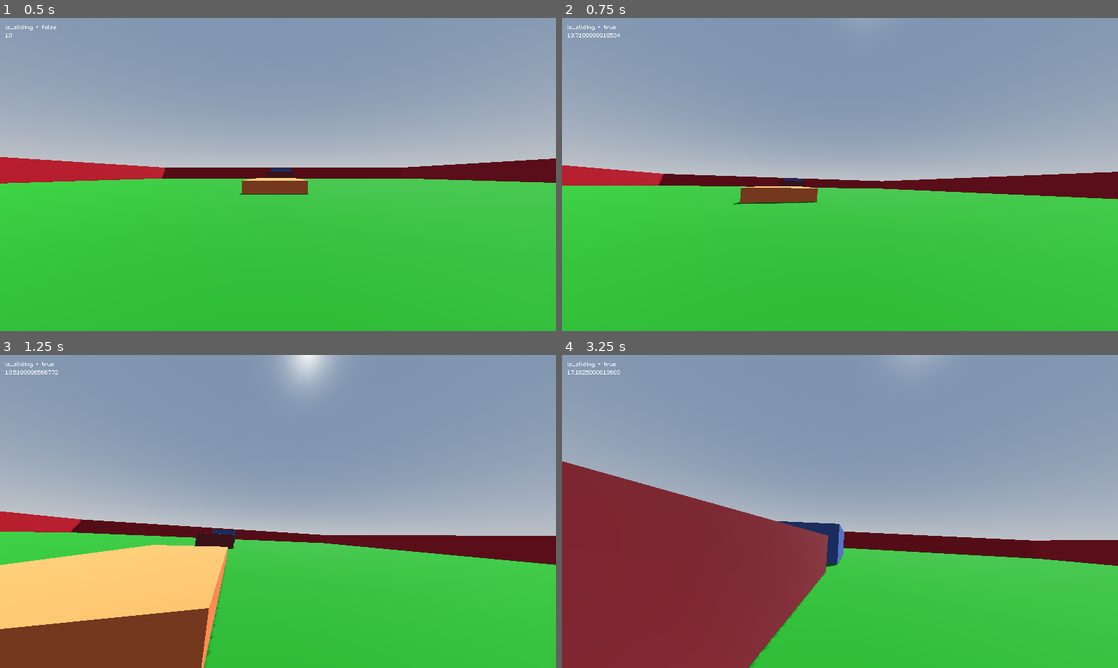
Above: before the commit, frames 1-4 (two rows, left to right).
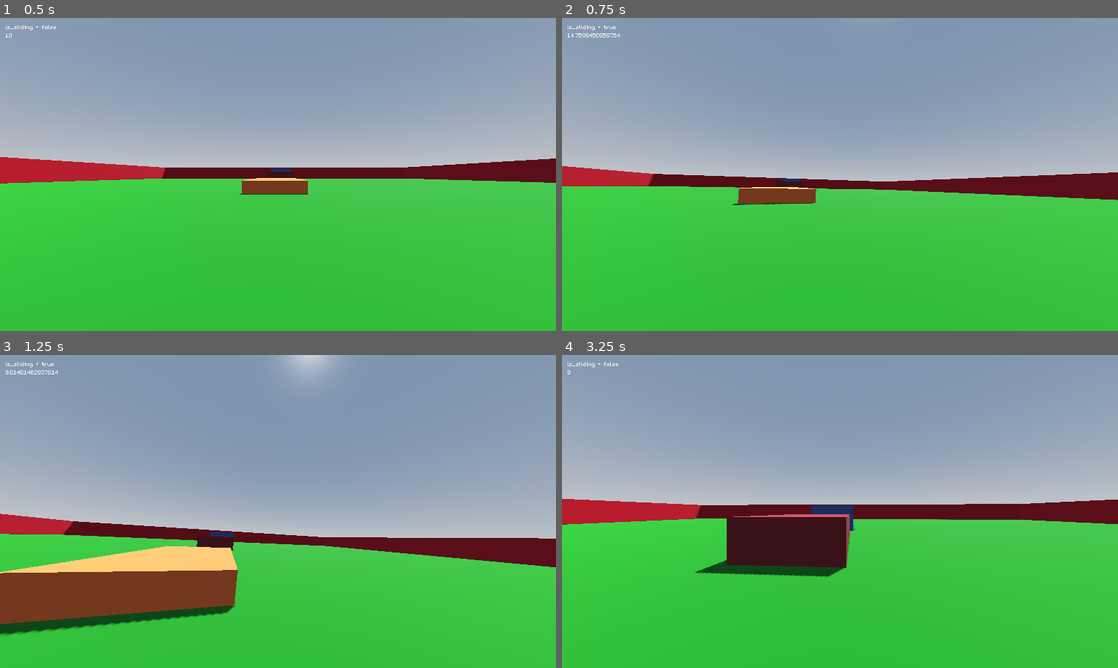
Above: after the commit, the same moments.

Repository: VanixWasTaken/Netrunner
Game: Godot game, scene res://Scenes and Scripts/test_level.tscn
The game is run twice, just before and just after one commit, with the same random seed, the same clock (stepped at 60 frames per second) and the same inputs.
Inputs (mouse positions are in pixels of both pictures, inside the frame that each line leads up to):
- Up to frame 1 (0.5 s): no input
- Up to frame 2 (0.75 s): move the mouse to (867, 174) at 0.52 s; hold W (forward) from 0.53 s (still down); tap Shift (slide) at 0.6 s
- Up to frame 3 (1.25 s): keep holding W (forward); tap Space (jump) at 0.77, 0.8, 1.07 s
- Up to frame 4 (3.25 s): keep holding W (forward); move the mouse to (812, 511) at 1.27 s; tap Space (jump) at 1.35, 1.52, 1.82, 2.3, 3.02 s; tap Shift (slide) at 1.55, 2.1, 2.85 s; move the mouse to (851, 505) at 2.02 s; move the mouse to (834, 517) at 2.77 s

Frame 1 is identical in both runs. In frame 2, 0.7% of the frame differs, in the area x 0-100%, y 4-60%; in frame 3, 15%; in frame 4, 38%, in the area x 0-100%, y 0-100%.

Commit message:
SpeedTest + LevelAddition

Diff:
--- a/Scenes and Scripts/Blockout_level.tscn
+++ b/Scenes and Scripts/Blockout_level.tscn
@@ -13,12 +13,6 @@
 background_mode = 2
 sky = SubResource("Sky_x0cco")
 tonemap_mode = 2
-
-[sub_resource type="StandardMaterial3D" id="StandardMaterial3D_5rfpp"]
-albedo_color = Color(0.0163857, 0.36833, 0, 1)
-
-[sub_resource type="StandardMaterial3D" id="StandardMaterial3D_2pt84"]
-albedo_color = Color(0.580392, 0.0156863, 0.121569, 1)
 
 [sub_resource type="StandardMaterial3D" id="StandardMaterial3D_pafwi"]
 albedo_color = Color(0.76524, 0.37872, 0.185346, 1)
@@ -45,40 +39,12 @@
 environment = SubResource("Environment_efjyl")
 
 [node name="Player" parent="." instance=ExtResource("1_ldh5i")]
-transform = Transform3D(1, 0, 0, 0, 1, 0, 0, 0, 1, -2.2083, 2.50873, 17.6707)
+transform = Transform3D(1, 0, 0, 0, 1, 0, 0, 0, 1, -2.2083, 2.79773, 8.33574)
+jump_velocity = 5.0
 
 [node name="CSGBoxes" type="Node3D" parent="."]
 
-[node name="Floor" type="CSGBox3D" parent="CSGBoxes"]
-material_override = SubResource("StandardMaterial3D_5rfpp")
-use_collision = true
-size = Vector3(100, 1, 100)
-
 [node name="Walls" type="Node3D" parent="CSGBoxes"]
-
-[node name="Wall" type="CSGBox3D" parent="CSGBoxes/Walls"]
-transform = Transform3D(1, 0, 0, 0, 1, 0, 0, 0, 1, 0, 0, 50)
-material_override = SubResource("StandardMaterial3D_2pt84")
-use_collision = true
-size = Vector3(100, 10, 1)
-
-[node name="Wall2" type="CSGBox3D" parent="CSGBoxes/Walls"]
-transform = Transform3D(1, 0, 0, 0, 1, 0, 0, 0, 1, 0, 0, -50)
-material_override = SubResource("StandardMaterial3D_2pt84")
-use_collision = true
-size = Vector3(100, 10, 1)
-
-[node name="Wall3" type="CSGBox3D" parent="CSGBoxes/Walls"]
-transform = Transform3D(-4.37114e-08, 0, 1, 0, 1, 0, -1, 0, -4.37114e-08, 50, 0, 0)
-material_override = SubResource("StandardMaterial3D_2pt84")
-use_collision = true
-size = Vector3(100, 10, 1)
-
-[node name="Wall4" type="CSGBox3D" parent="CSGBoxes/Walls"]
-transform = Transform3D(-4.37114e-08, 0, 1, 0, 1, 0, -1, 0, -4.37114e-08, -50, 0, 0)
-material_override = SubResource("StandardMaterial3D_2pt84")
-use_collision = true
-size = Vector3(100, 10, 1)
 
 [node name="Boxes" type="Node3D" parent="CSGBoxes"]
 
@@ -101,25 +67,61 @@
 size = Vector3(5, 3, 10)
 
 [node name="Box7" type="CSGBox3D" parent="CSGBoxes/Boxes"]
-transform = Transform3D(1, 0, 0, 0, 1, 0, 0, 0, 1, -1.37652, -5.26739, -76.3511)
+transform = Transform3D(1, 0, 0, 0, 1, 0, 0, 0, 1, -1.37652, -5.26739, -80.8172)
+material_override = SubResource("StandardMaterial3D_ec6gb")
+use_collision = true
+size = Vector3(5, 3, 12)
+
+[node name="Box8" type="CSGBox3D" parent="CSGBoxes/Boxes"]
+transform = Transform3D(1, 0, 0, 0, 1, 0, 0, 0, 1, -1.37652, -10.6006, -116.474)
 material_override = SubResource("StandardMaterial3D_ec6gb")
 use_collision = true
 size = Vector3(5, 3, 10)
 
+[node name="Box12" type="CSGBox3D" parent="CSGBoxes/Boxes"]
+transform = Transform3D(1, 0, 0, 0, 1, 0, 0, 0, 1, -1.37652, -10.6006, -151.094)
+material_override = SubResource("StandardMaterial3D_ec6gb")
+use_collision = true
+size = Vector3(5, 3, 10)
+
+[node name="Box11" type="CSGBox3D" parent="CSGBoxes/Boxes"]
+transform = Transform3D(1, 0, 0, 0, 1, 0, 0, 0, 1, -1.37652, -10.6006, -133.691)
+material_override = SubResource("StandardMaterial3D_ec6gb")
+use_collision = true
+size = Vector3(5, 3, 5)
+
 [node name="Box6" type="CSGBox3D" parent="CSGBoxes/Boxes"]
-transform = Transform3D(1, 0, 0, 0, 0.707107, 0.707107, 0, -0.707107, 0.707107, -1.37652, -1.07707, -60.9947)
+transform = Transform3D(1, 0, 0, 0, 0.866026, 0.5, 0, -0.5, 0.866026, -1.37652, -7.5714, -90.4782)
 material_override = SubResource("StandardMaterial3D_vtw3w")
 use_collision = true
 size = Vector3(5, 3, 10)
 
 [node name="Box4" type="CSGBox3D" parent="CSGBoxes/Boxes"]
-transform = Transform3D(1, 0, 0, 0, 1, 0, 0, 0, 1, -1.37652, 2.04194, -46.0185)
+transform = Transform3D(1, 0, 0, 0, 1, 0, 0, 0, 1, -1.37652, 2.04194, -46.5499)
 material_override = SubResource("StandardMaterial3D_ec6gb")
 use_collision = true
-size = Vector3(5, 3, 25)
+size = Vector3(5, 3, 22)
 
 [node name="Box5" type="CSGBox3D" parent="CSGBoxes/Boxes"]
-transform = Transform3D(1, 0, 0, 0, 1, 0, 0, 0, 1, -6.5932, 6.56557, -41.1241)
+transform = Transform3D(1, 0, 0, 0, 1, 0, 0, 0, 1, -9.59788, 6.56557, -41.1241)
 material_override = SubResource("StandardMaterial3D_if8om")
 use_collision = true
 size = Vector3(5, 3, 2)
+
+[node name="Box10" type="CSGBox3D" parent="CSGBoxes/Boxes"]
+transform = Transform3D(1, 0, 0, 0, 1, 0, 0, 0, 1, -6.46211, -5.89427, -116.726)
+material_override = SubResource("StandardMaterial3D_if8om")
+use_collision = true
+size = Vector3(5, 3, 2)
+
+[node name="Box13" type="CSGBox3D" parent="CSGBoxes/Boxes"]
+transform = Transform3D(1, 0, 0, 0, 1, 0, 0, 0, 1, -8.89566, -5.89427, -150.089)
+material_override = SubResource("StandardMaterial3D_if8om")
+use_collision = true
+size = Vector3(5, 3, 2)
+
+[node name="Box9" type="CSGBox3D" parent="CSGBoxes/Boxes"]
+transform = Transform3D(1, 0, 0, 0, 1, 0, 0, 0, 1, -1.40428, 3.42552, -48.2403)
+material_override = SubResource("StandardMaterial3D_if8om")
+use_collision = true
+size = Vector3(5, 3, 2)
--- a/Scenes and Scripts/player.tscn
+++ b/Scenes and Scripts/player.tscn
@@ -6,45 +6,6 @@
 [sub_resource type="CapsuleMesh" id="CapsuleMesh_5nlux"]
 
 [sub_resource type="CapsuleShape3D" id="CapsuleShape3D_gx5ba"]
-
-[sub_resource type="Animation" id="Animation_82jkl"]
-resource_name = "slide_animation"
-tracks/0/type = "value"
-tracks/0/imported = false
-tracks/0/enabled = true
-tracks/0/path = NodePath("Head/Camera3D:position")
-tracks/0/interp = 1
-tracks/0/loop_wrap = true
-tracks/0/keys = {
-"times": PackedFloat32Array(0, 0.3, 0.9, 1),
-"transitions": PackedFloat32Array(1, 1, 1, 1),
-"update": 0,
-"values": [Vector3(0, 0, 0), Vector3(0, -0.5, 0), Vector3(0, -0.5, 0), Vector3(0, 0, 0)]
-}
-tracks/1/type = "value"
-tracks/1/imported = false
-tracks/1/enabled = true
-tracks/1/path = NodePath("Head/Camera3D:rotation")
-tracks/1/interp = 1
-tracks/1/loop_wrap = true
-tracks/1/keys = {
-"times": PackedFloat32Array(0, 0.3, 0.9, 1),
-"transitions": PackedFloat32Array(1, 1, 1, 1),
-"update": 0,
-"values": [Vector3(0, 0, 0), Vector3(0.191986, 0, 0.0523599), Vector3(0.174533, 0, 0.0523599), Vector3(0, 0, 0)]
-}
-tracks/2/type = "value"
-tracks/2/imported = false
-tracks/2/enabled = true
-tracks/2/path = NodePath(".:speed")
-tracks/2/interp = 2
-tracks/2/loop_wrap = true
-tracks/2/keys = {
-"times": PackedFloat32Array(0, 1),
-"transitions": PackedFloat32Array(1, 1),
-"update": 0,
-"values": [20.0, 10.0]
-}
 
 [sub_resource type="Animation" id="Animation_rnx4j"]
 length = 0.001
@@ -85,6 +46,45 @@
 "values": [10.0]
 }
 
+[sub_resource type="Animation" id="Animation_82jkl"]
+resource_name = "slide_animation"
+tracks/0/type = "value"
+tracks/0/imported = false
+tracks/0/enabled = true
+tracks/0/path = NodePath("Head/Camera3D:position")
+tracks/0/interp = 1
+tracks/0/loop_wrap = true
+tracks/0/keys = {
+"times": PackedFloat32Array(0, 0.3, 0.9, 1),
+"transitions": PackedFloat32Array(1, 1, 1, 1),
+"update": 0,
+"values": [Vector3(0, 0, 0), Vector3(0, -0.5, 0), Vector3(0, -0.5, 0), Vector3(0, 0, 0)]
+}
+tracks/1/type = "value"
+tracks/1/imported = false
+tracks/1/enabled = true
+tracks/1/path = NodePath("Head/Camera3D:rotation")
+tracks/1/interp = 1
+tracks/1/loop_wrap = true
+tracks/1/keys = {
+"times": PackedFloat32Array(0, 0.3, 0.9, 1),
+"transitions": PackedFloat32Array(1, 1, 1, 1),
+"update": 0,
+"values": [Vector3(0, 0, 0), Vector3(0.191986, 0, 0.0523599), Vector3(0.174533, 0, 0.0523599), Vector3(0, 0, 0)]
+}
+tracks/2/type = "value"
+tracks/2/imported = false
+tracks/2/enabled = true
+tracks/2/path = NodePath(".:speed")
+tracks/2/interp = 2
+tracks/2/loop_wrap = true
+tracks/2/keys = {
+"times": PackedFloat32Array(0, 0.9),
+"transitions": PackedFloat32Array(1, 1),
+"update": 0,
+"values": [15.0, 8.0]
+}
+
 [sub_resource type="AnimationLibrary" id="AnimationLibrary_b45fm"]
 _data = {
 "RESET": SubResource("Animation_rnx4j"),
Not shown: 1 places in Scenes and Scripts/Blockout_level.tscn that only renumber resources
